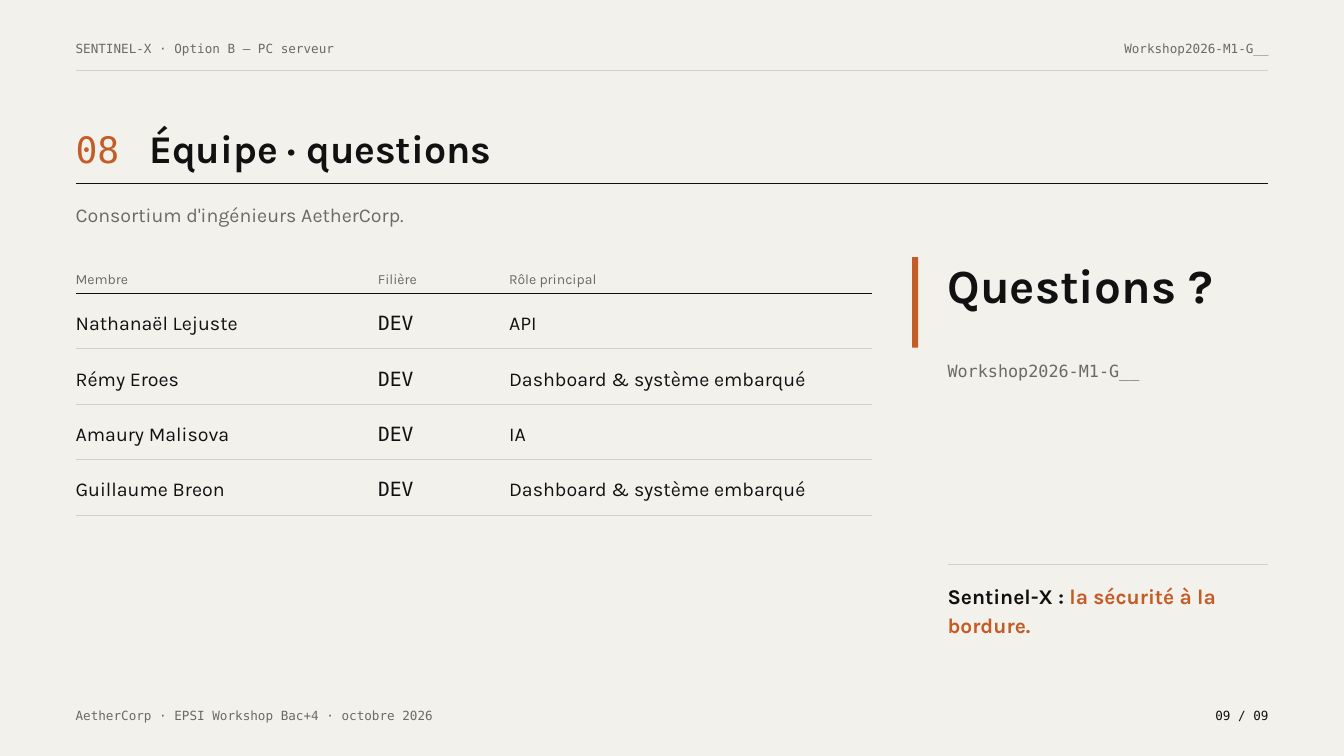
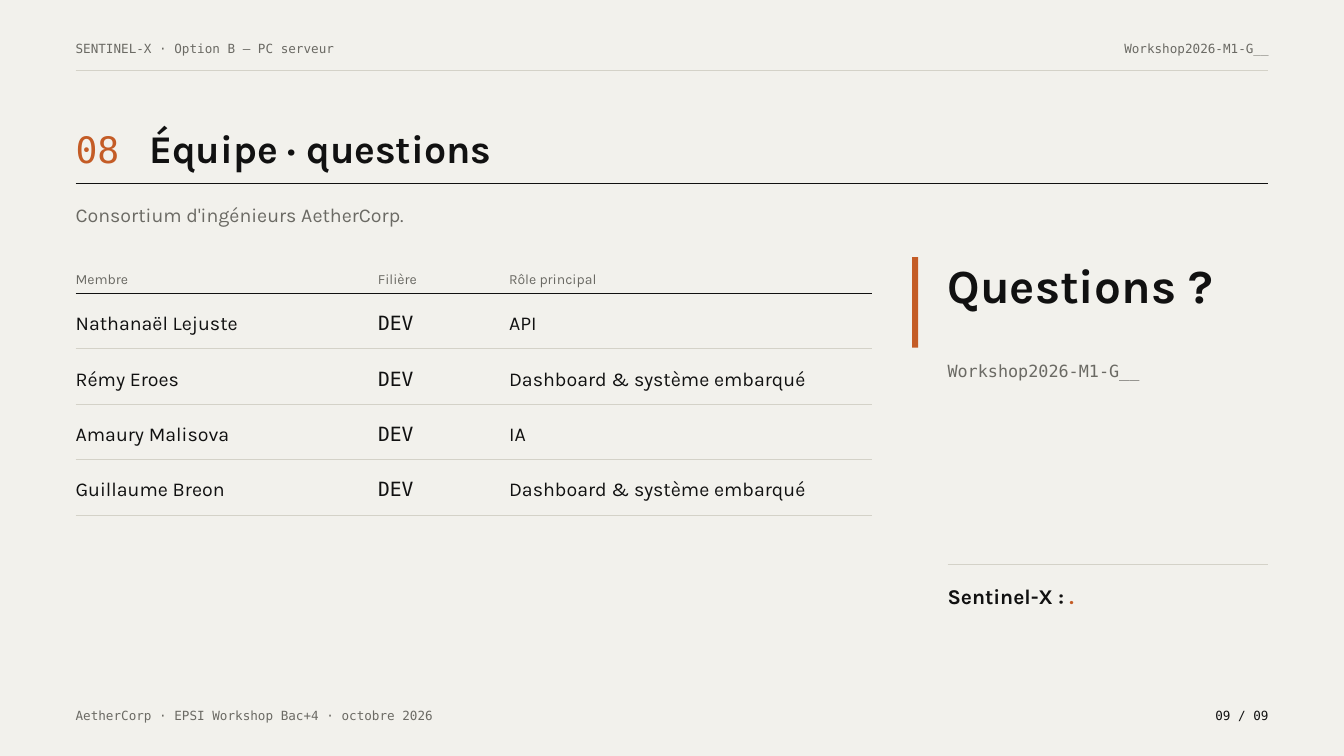
Before and after one commit to Guiggzz/SENTINEL-X, a slide deck: slide 9 of docs/Workshop2026-M1-G-Pres.pptx. Drawn at 1344x756 pixels with LibreOffice and Linux fonts; fonts in the diff are those of the drawing. Boxes give left, top, right and bottom in pixels: in the first picture for what was removed or moved away, otherwise in the second. Text is boxed around its words. In the diff, an @@ line names an element or a change of style, - is before the commit and + after.

```diff
--- a/docs/Workshop2026-M1-G-Pres.pptx
+++ b/docs/Workshop2026-M1-G-Pres.pptx
@@ text at [948, 589, 1053, 605]: text changed; text colour #C45C26 to #111111 @@
-Sentinel-X : la sécurité à la bordure.
+Sentinel-X : .
```
Also in this commit, not shown: 1 other slide changed, 5 other files.
